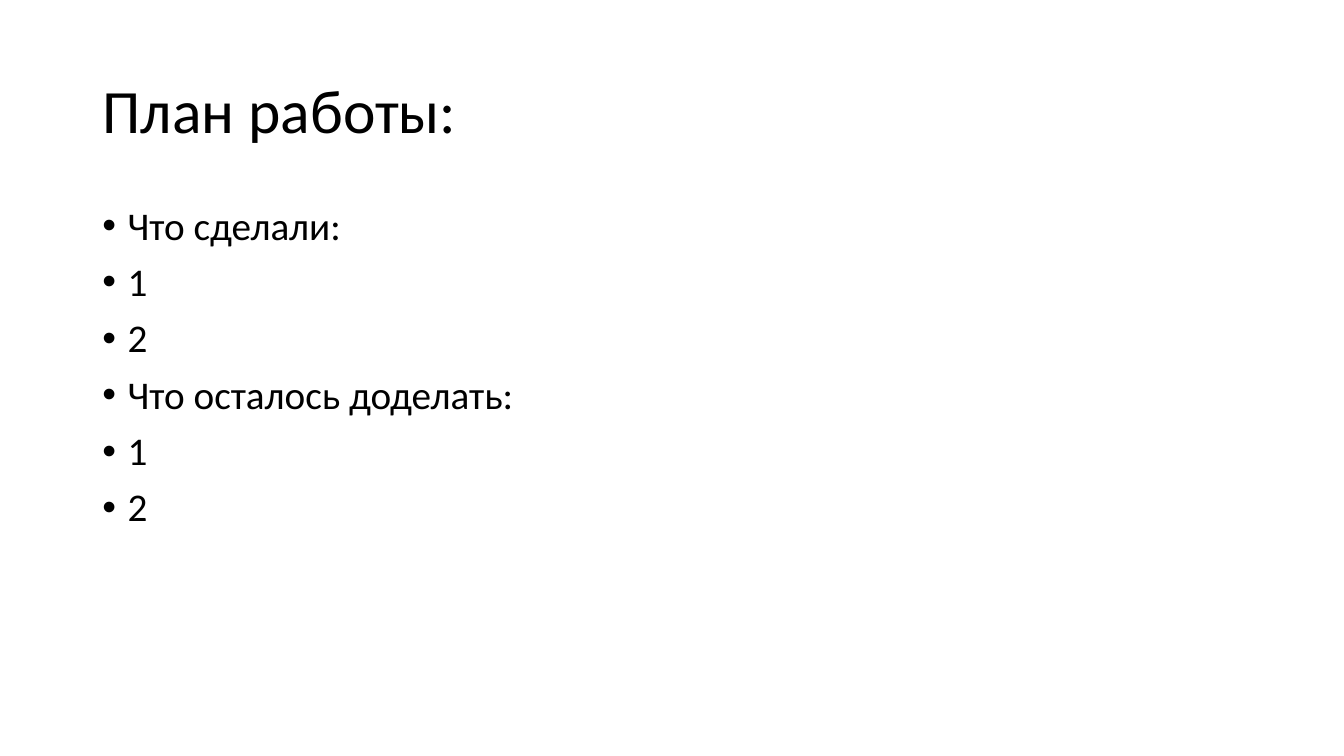
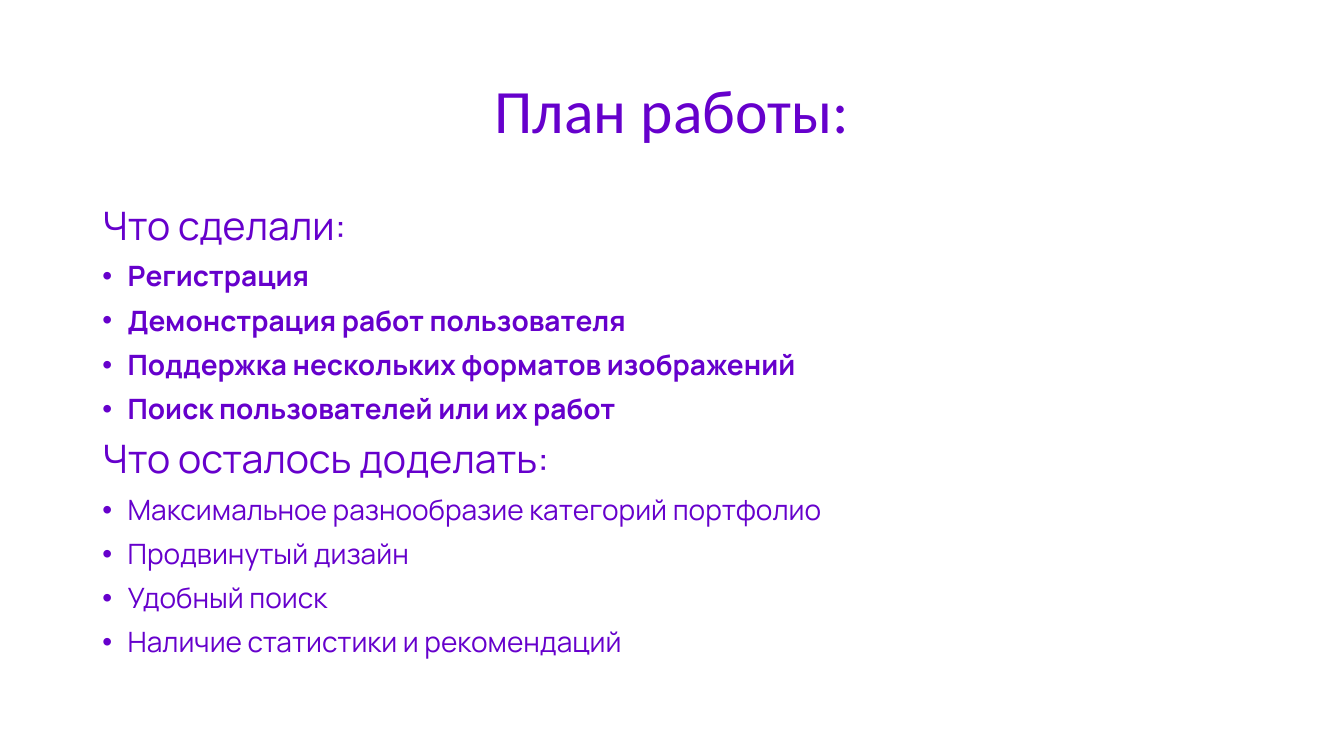
Before and after one commit to limurSC/WebProject, a slide deck: slide 9 of Аналитика/Проект — копия.pptx. Drawn at 1344x756 pixels with LibreOffice and Linux fonts; fonts in the diff are those of the drawing. Boxes give left, top, right and bottom in pixels: in the first picture for what was removed or moved away, otherwise in the second. Text is boxed around its words. In the diff, an @@ line names an element or a change of style, - is before the commit and + after.

```diff
--- a/Аналитика/Проект — копия.pptx
+++ b/Аналитика/Проект — копия.pptx
@@ title "План работы:" at (x1=495, y1=91, x2=849, y2=143): text colour #000000 to #6600CC; alignment left to centre @@
@@ text at (x1=102, y1=211, x2=549, y2=478): font Calibri to Manrope, text colour #000000 to #6600CC in "Что сделали:", "Что осталось доделать:"; bullet • to none @@
@@ text at (x1=128, y1=265, x2=796, y2=426): text changed; size 28 to 20 pt; font Calibri to Manrope; text colour #000000 to #6600CC; bold on @@
-• 1
-• 2
+• Регистрация
+• Демонстрация работ пользователя
+• Поддержка нескольких форматов изображений
+• Поиск пользователей или их работ
@@ text at (x1=128, y1=499, x2=821, y2=659): text changed; size 28 to 20 pt; font Calibri to Manrope; text colour #000000 to #6600CC @@
-• 1
-• 2
+• Максимальное разнообразие категорий портфолио
+• Продвинутый дизайн
+• Удобный поиск
+• Наличие статистики и рекомендаций
```
Also in this commit, not shown: 2 other slides changed.
